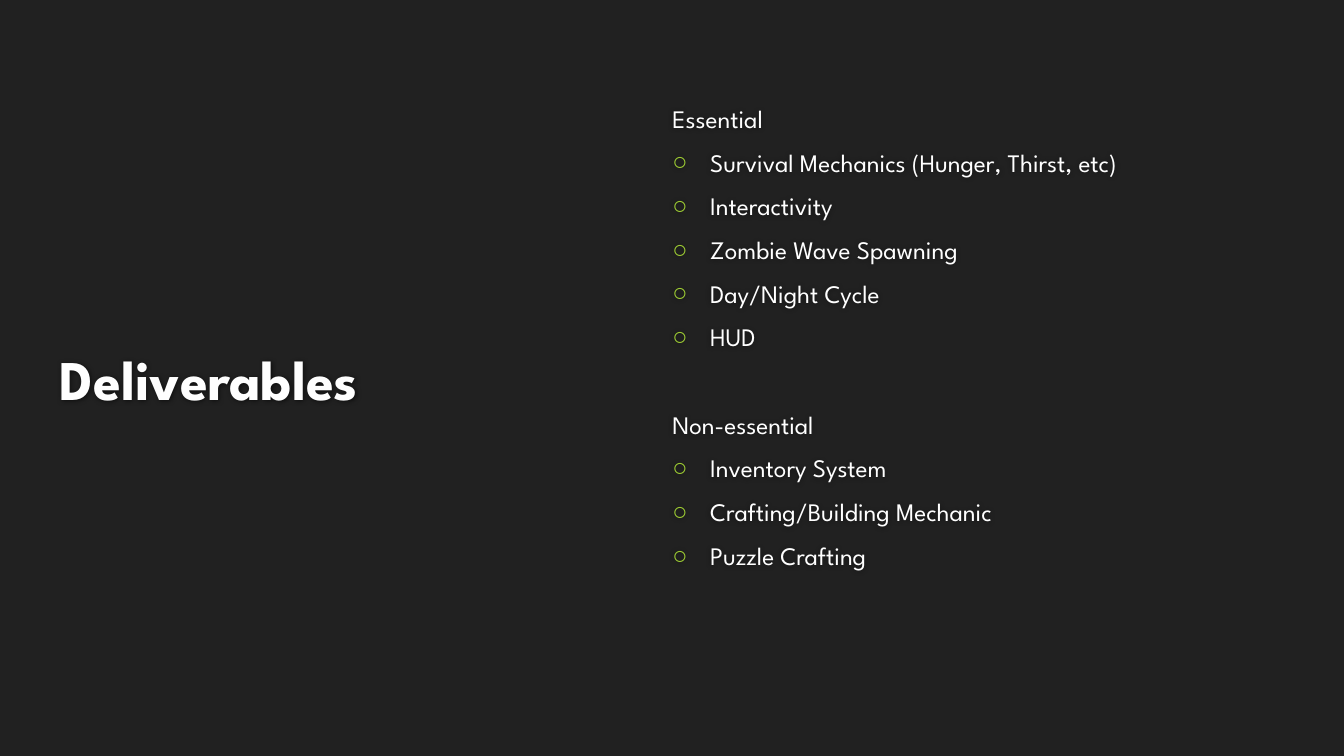
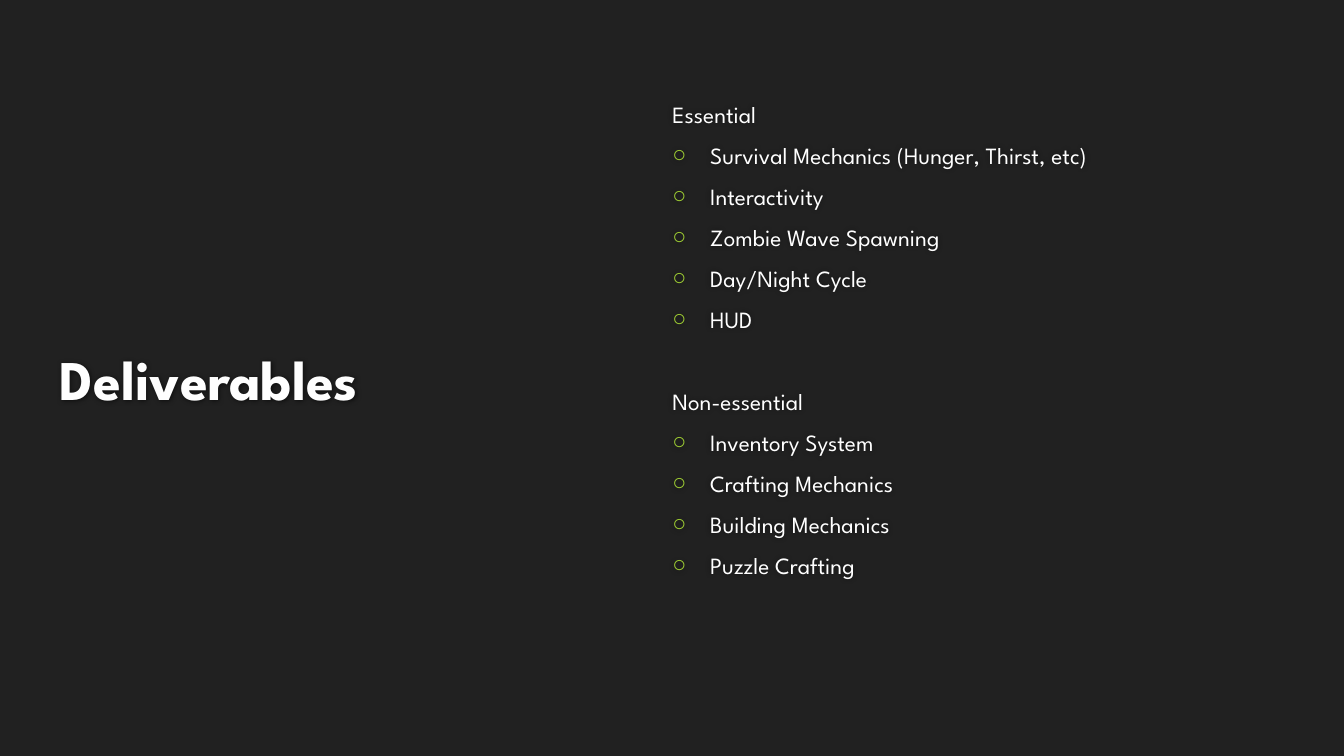
Before and after one commit to UoSGroupProjects1819/mgp-teamtwo, a slide deck: slide 7 of Docs/Pitch/Pitch.pptx. Drawn at 1344x756 pixels with LibreOffice and Linux fonts; fonts in the diff are those of the drawing; background and template pictures are left out. Boxes give left, top, right and bottom in pixels: in the first picture for what was removed or moved away, otherwise in the second. Text is boxed around its words. In the diff, an @@ line names an element or a change of style, - is before the commit and + after.

```diff
--- a/Docs/Pitch/Pitch.pptx
+++ b/Docs/Pitch/Pitch.pptx
@@ text at [672, 107, 1086, 579]: size 18 to 16.6 pt in "Essential", "Survival Mechanics (Hunger, Thirst, etc)", "Interactivity", "Zombie Wave Spawning" and 5 more places @@
@@ text at [710, 475, 893, 538]: text changed; size 18 to 16.6 pt @@
-○ Crafting/Building Mechanic
+○ Crafting Mechanics
+○ Building Mechanics
```
Also in this commit, not shown: 2 other slides changed, 21 other files.
